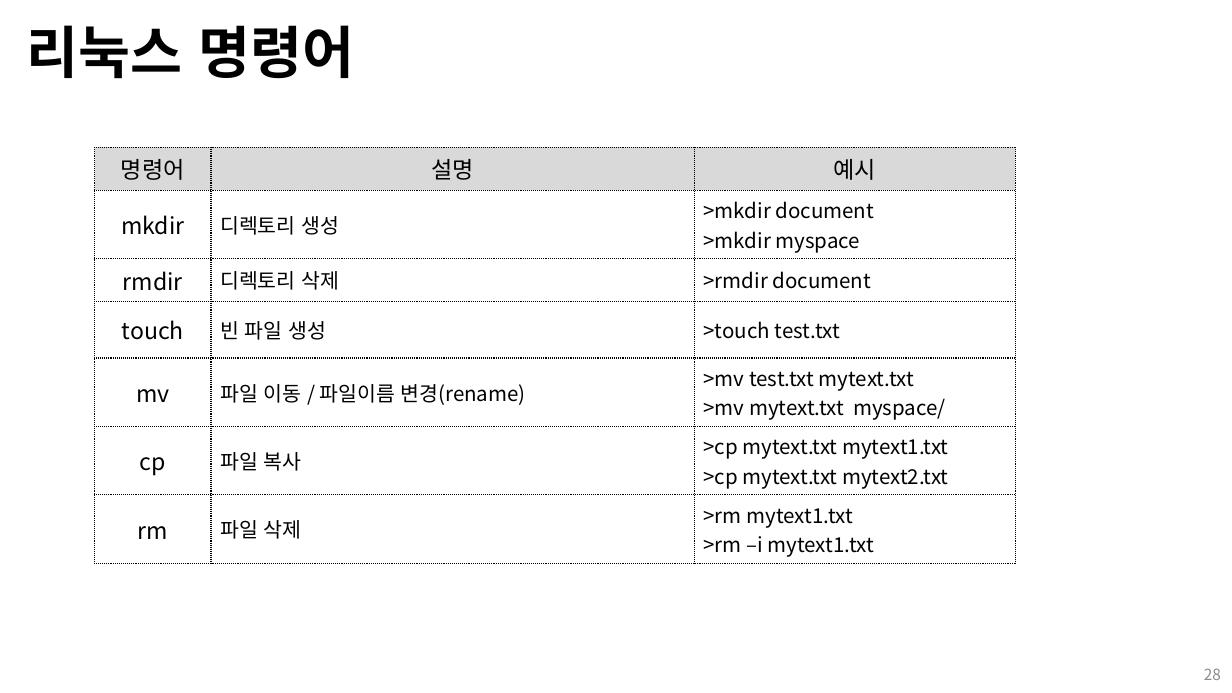
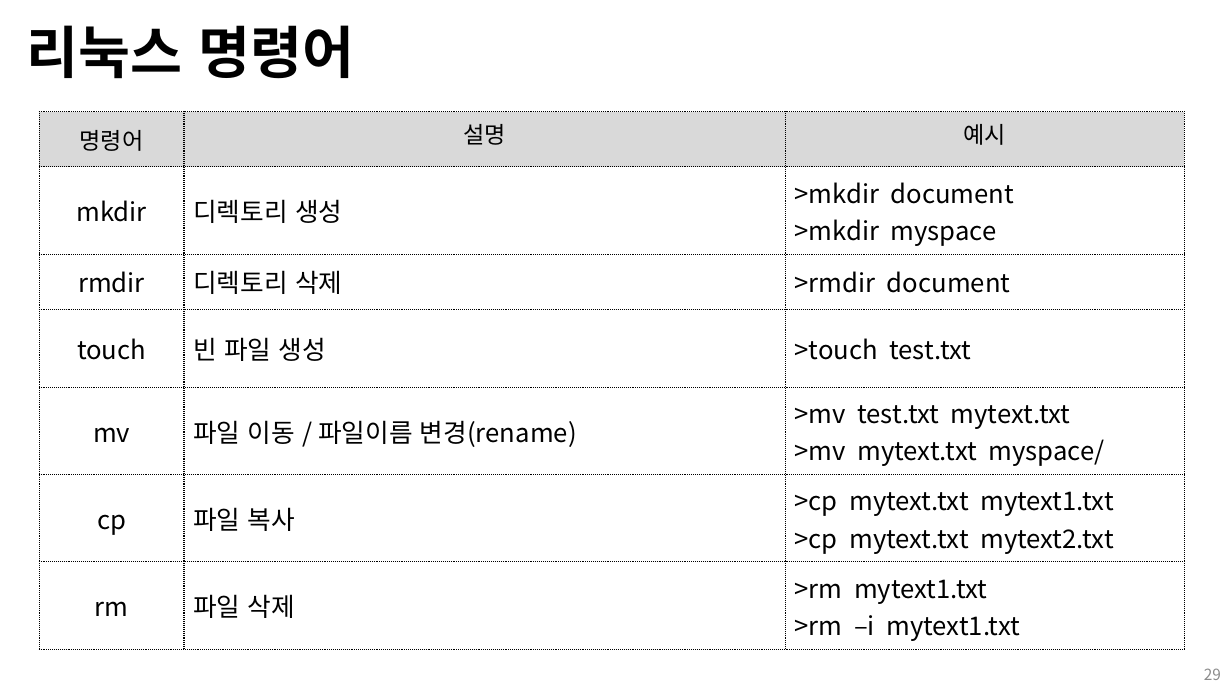
Before and after one commit to Open-Source-Programming/OpenSource-Lec, a slide deck: slide 29 of 01-linux.pptx (slide 28 before the commit). Drawn at 1232x693 pixels with LibreOffice and Linux fonts; fonts in the diff are those of the drawing. Boxes give left, top, right and bottom in pixels: in the first picture for what was removed or moved away, otherwise in the second. Text is boxed around its words. In the diff, an @@ line names an element or a change of style, - is before the commit and + after.

```diff
--- a/01-linux.pptx
+++ b/01-linux.pptx
@@ table at box(39, 112, 1185, 650) @@
@@ size 18 to 20 pt in "mkdir", "rmdir", "touch", "mv" and 2 more places @@
@@ size 16 to 20 pt in "디렉토리 생성", ">mkdir document", ">mkdir myspace", "디렉토리 삭제" and 12 more places @@
@@ table: place and size @@
-table at box(94, 148, 1015, 561)
+table at box(39, 112, 1185, 650)
@@ page number at box(1204, 668, 1221, 680): text changed @@
-28
+29
```
Also in this commit, not shown: 9 other slides changed, 1 slide added.
